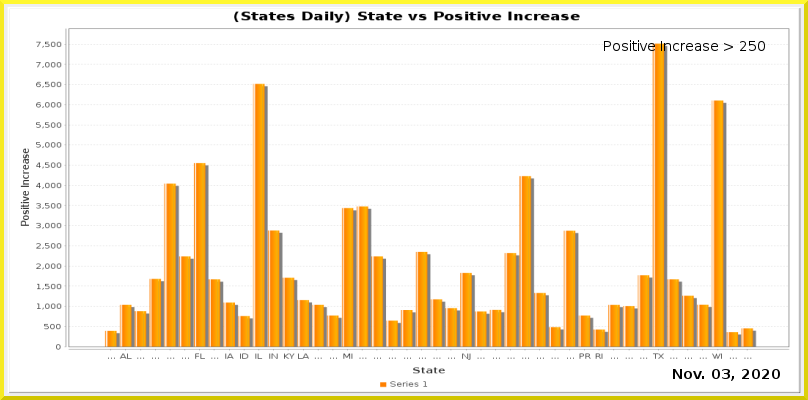
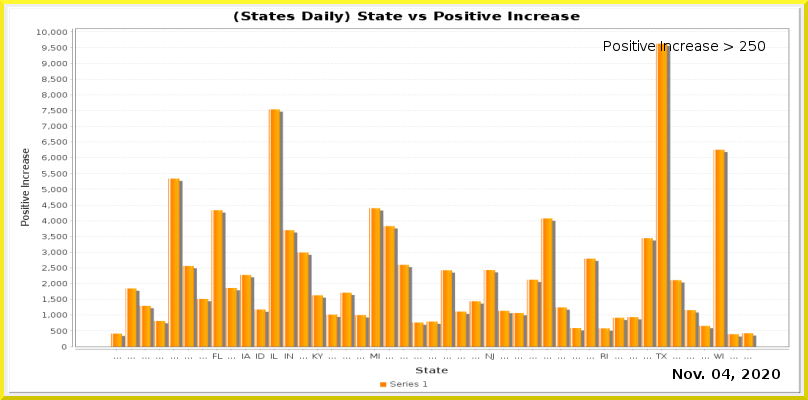
Revision of a layered w=808, h=400 image; what changed, layer by layer:
painted on "Current Date" over [722,369,730,379]
painted on "Date_vs_TestIncrease.png" over [36,28,789,374]
